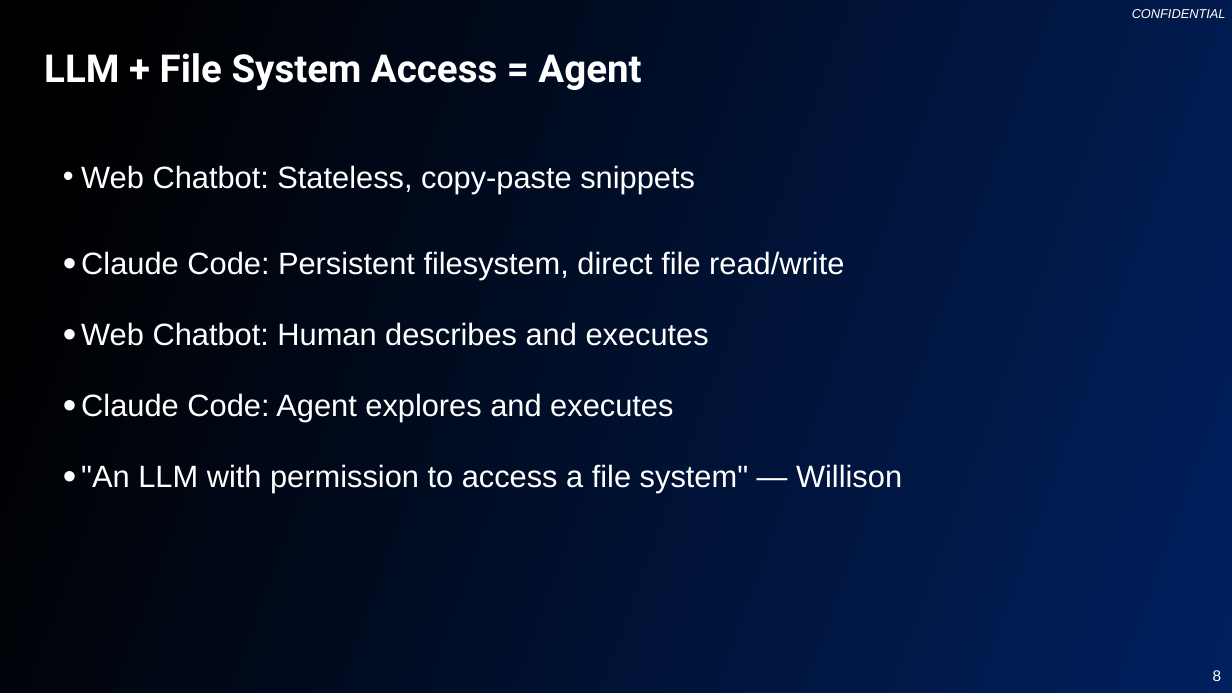
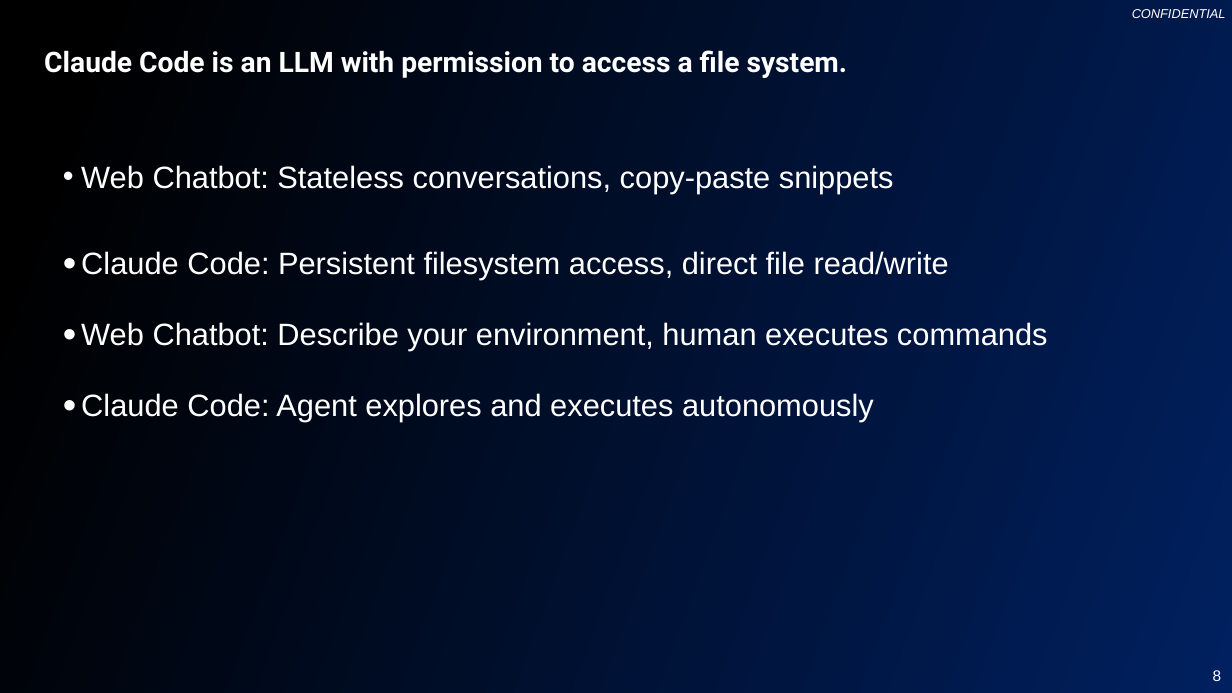
Before and after one commit to changhee-somite/20260114-claude-code, a slide deck: slide 8 of Claude-Code-Presentation.pptx. Drawn at 1232x693 pixels with LibreOffice and Linux fonts; fonts in the diff are those of the drawing; background and template pictures are left out. Boxes give left, top, right and bottom in pixels: in the first picture for what was removed or moved away, otherwise in the second. Text is boxed around its words. In the diff, an @@ line names an element or a change of style, - is before the commit and + after.

```diff
--- a/Claude-Code-Presentation.pptx
+++ b/Claude-Code-Presentation.pptx
@@ title at [44,50,847,78]: text changed; size 30 to 22 pt @@
-LLM + File System Access = Agent
+Claude Code is an LLM with permission to access a file system.
@@ text at [81,165,1048,422]: text changed @@
-• Web Chatbot: Stateless, copy-paste snippets
-• Claude Code: Persistent filesystem, direct file read/write
-• Web Chatbot: Human describes and executes
-• Claude Code: Agent explores and executes
-• "An LLM with permission to access a file system" — Willison
+• Web Chatbot: Stateless conversations, copy-paste snippets
+• Claude Code: Persistent filesystem access, direct file read/write
+• Web Chatbot: Describe your environment, human executes commands
+• Claude Code: Agent explores and executes autonomously
```
Also in this commit, not shown: 42 other slides changed.
